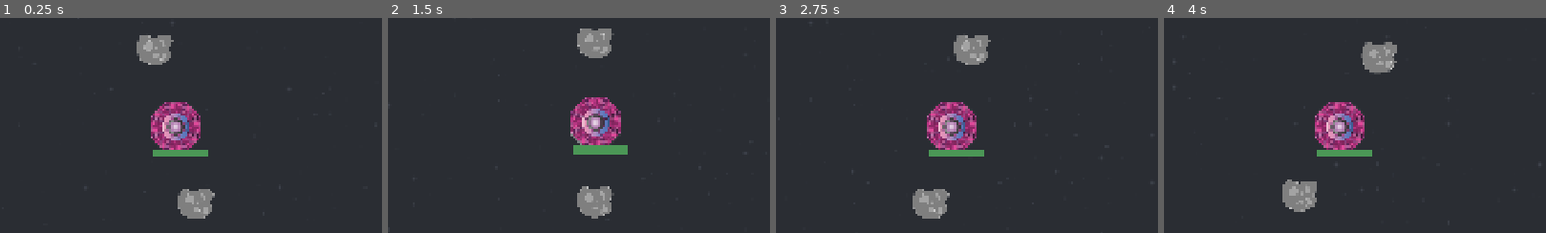
Above: before the commit, frames 1-4 (left to right).
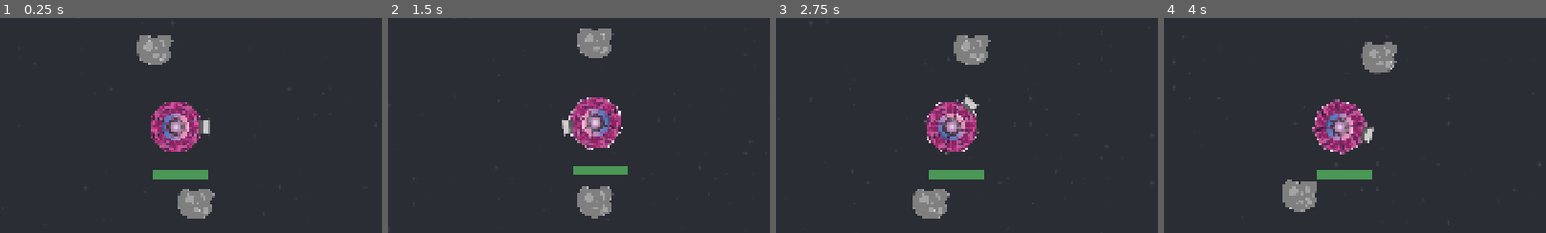
Above: after the commit, the same moments.

Repository: two-sticks-and-a-rock/space-arcade
Game: Godot game, scene res://scenes/main.tscn
Two runs of this game, one before a commit and one after it. Both use one fixed random seed, a clock stepped at 60 frames per second and the inputs below.
Inputs (mouse positions are % of the whole screen's width and height, from its top left):
- Up to frame 1 (0.25 s): no input
- Up to frame 2 (1.5 s): move the mouse to (72, 45) at 0.52 s; press the mouse at (72, 45) at 0.53 s; move the mouse to (30, 55) at 1.27 s; release the mouse at (30, 55) at 1.28 s; click (30, 55) at 1.35 s
- Up to frame 3 (2.75 s): move the mouse to (60, 28) at 2.02 s; press the mouse at (60, 28) at 2.03 s
- Up to frame 4 (4 s): move the mouse to (45, 70) at 2.77 s; release the mouse at (45, 70) at 2.78 s; click (45, 70) at 2.85 s; move the mouse to (80, 65) at 3.52 s; press the mouse at (80, 65) at 3.53 s
The pictures show only the part of the screen within x 27-77%, y 25-75%; the shares and areas given below are measured in that part.

The runs differ from the first frame. In frame 1, 1.9% of the frame differs, in the area x 39-55%, y 44-76%; in frame 2, 2.9%; in frame 3, 3.0%; in frame 4, 3.3%, in the area x 38-55%, y 37-76%.

Commit message:
feat: Rotate player so mouse is behind  (#33)
* WIP

* Rotation with placeholder engine

Diff:
--- a/scenes/player/player.gd
+++ b/scenes/player/player.gd
@@ -7,6 +7,7 @@
 @onready var hp_bar : ProgressBar = $hp
 @onready var xp_bar : ProgressBar = $XpCanvas/XpBar
 @onready var magnet_collider : CollisionShape2D = $XpMagnet/CollisionShape2D
+@onready var sprite : Sprite2D = $Sprite2D
 
 var max_hp : int = 500
 var curr_hp : int = max_hp
@@ -31,6 +32,7 @@
 	emit_signal("game_over")
 
 func _physics_process(_delta):
+	sprite.look_at(-1*get_global_mouse_position())
 	hp_bar.value = curr_hp
 	if (curr_hp <= 0):
 		handle_game_over()
--- a/scenes/player/player.tscn
+++ b/scenes/player/player.tscn
@@ -4,8 +4,9 @@
 [ext_resource type="PackedScene" uid="uid://dqil7iaf3mqvf" path="res://scenes/player/player_weapons/orbiter_ring.tscn" id="2_p47bc"]
 [ext_resource type="Script" uid="uid://cg3xb6odenjtk" path="res://scenes/player/slingshot.gd" id="3_gmlin"]
 [ext_resource type="PackedScene" uid="uid://dqg2sovwx03w3" path="res://scenes/player/player_cam.tscn" id="3_lvxji"]
+[ext_resource type="Texture2D" uid="uid://bc6vu7q8joqqq" path="res://art/sprites/player/player_panels_128.svg" id="3_p47bc"]
+[ext_resource type="Texture2D" uid="uid://bgnjdc4v5vcgl" path="res://art/sprites/player/engine2.png" id="4_0owmy"]
 [ext_resource type="PackedScene" uid="uid://dto3jjxkpeho1" path="res://scenes/xp/xp_bar.tscn" id="6_75vfm"]
-[ext_resource type="Texture2D" uid="uid://bc6vu7q8joqqq" path="res://art/sprites/player/player_panels_128.svg" id="3_p47bc"]
 
 [sub_resource type="CircleShape2D" id="CircleShape2D_gmlin"]
 radius = 64.0
@@ -28,6 +29,11 @@
 [node name="Sprite2D" type="Sprite2D" parent="." unique_id=1031992017]
 texture = ExtResource("3_p47bc")
 
+[node name="Boosters" type="Sprite2D" parent="Sprite2D" unique_id=897051513]
+position = Vector2(-70, 0)
+rotation = -1.5707964
+texture = ExtResource("4_0owmy")
+
 [node name="CollisionShape2D" type="CollisionShape2D" parent="." unique_id=697972149]
 shape = SubResource("CircleShape2D_gmlin")
 
@@ -43,9 +49,9 @@
 anchor_right = 0.5
 anchor_bottom = 1.0
 offset_left = -59.0
-offset_top = 56.0
+offset_top = 110.0
 offset_right = 80.0
-offset_bottom = 77.0
+offset_bottom = 131.0
 grow_horizontal = 2
 grow_vertical = 0
 theme_override_styles/background = SubResource("StyleBoxFlat_p47bc")
Binary file added: art/sprites/player/engine2.png
Not shown, added: art/sprites/player/engine2.png.import
